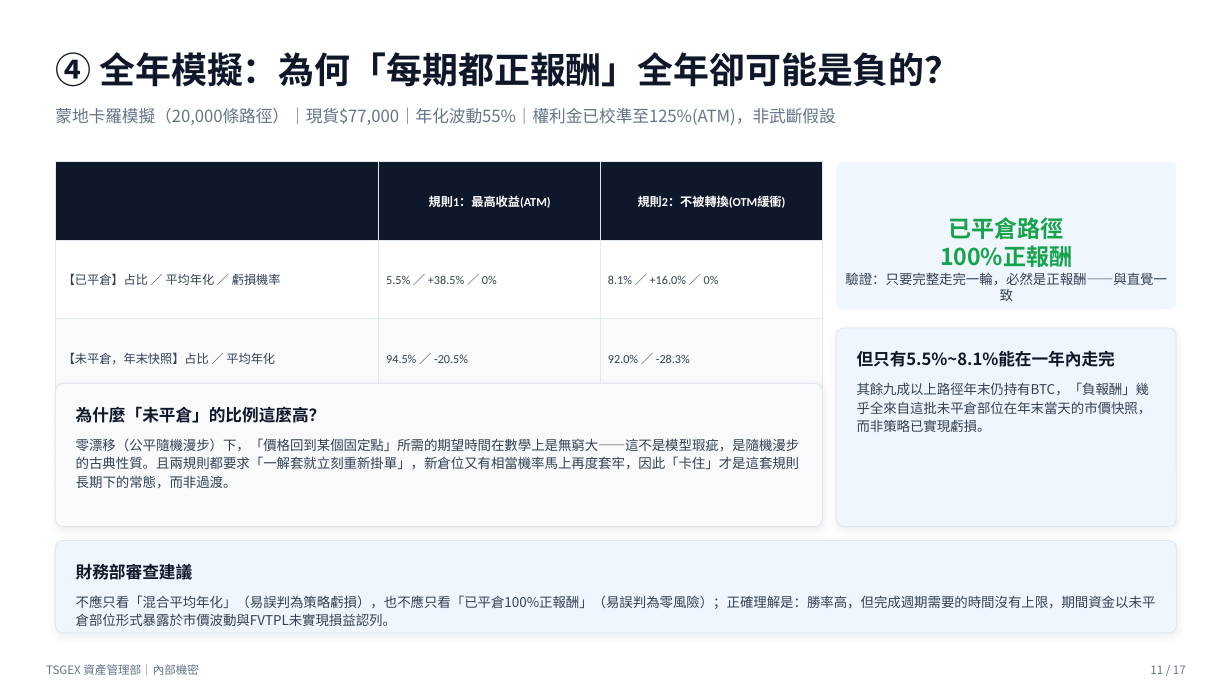
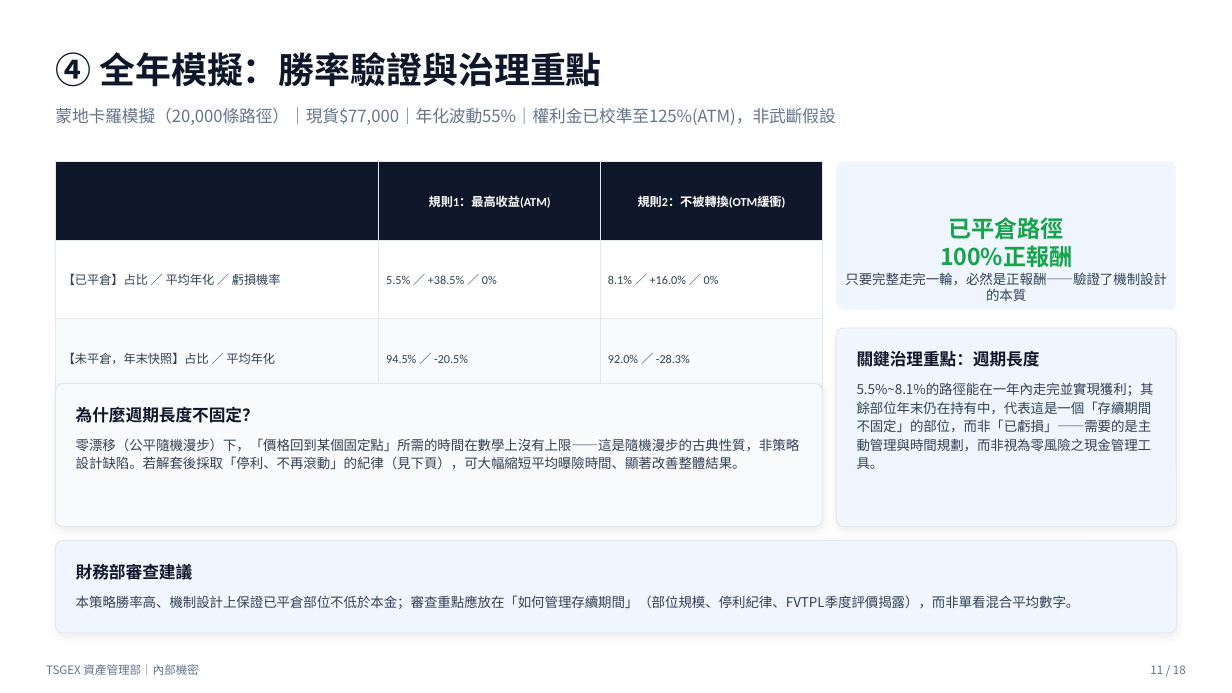
Before and after one commit to Nick-Lai-810362/Nick-Lai-810362, a slide deck: slide 11 of reports/TSGEX_Five_Instrument_Yield_Optimization_Report.pptx. Drawn at 1232x693 pixels with LibreOffice and Linux fonts; fonts in the diff are those of the drawing. Boxes give left, top, right and bottom in pixels: in the first picture for what was removed or moved away, otherwise in the second. Text is boxed around its words. In the diff, an @@ line names an element or a change of style, - is before the commit and + after.

```diff
--- a/reports/TSGEX_Five_Instrument_Yield_Optimization_Report.pptx
+++ b/reports/TSGEX_Five_Instrument_Yield_Optimization_Report.pptx
@@ text at box(55, 52, 601, 87): text changed @@
-④ 全年模擬：為何「每期都正報酬」全年卻可能是負的？
+④ 全年模擬：勝率驗證與治理重點
@@ text at box(845, 272, 1167, 301): text changed @@
-驗證：只要完整走完一輪，必然是正報酬——與直覺一致
+只要完整走完一輪，必然是正報酬——驗證了機制設計的本質
@@ text at box(857, 351, 1040, 367): text changed @@
-但只有5.5%~8.1%能在一年內走完
+關鍵治理重點：週期長度
@@ text at box(857, 382, 1154, 469): text changed @@
-其餘九成以上路徑年末仍持有BTC，「負報酬」幾乎全來自這批未平倉部位在年末當天的市價快照，而非策略已實現虧損。
+5.5%~8.1%的路徑能在一年內走完並實現獲利；其餘部位年末仍在持有中，代表這是一個「存續期間不固定」的部位，而非「已虧損」——需要的是主動管理與時間規劃，而非視為零風險之現金管理工具。
@@ text at box(76, 406, 259, 423): text changed @@
-為什麼「未平倉」的比例這麼高？
+為什麼週期長度不固定？
@@ text at box(76, 438, 800, 469): text changed @@
-零漂移（公平隨機漫步）下，「價格回到某個固定點」所需的期望時間在數學上是無窮大——這不是模型瑕疵，是隨機漫步的古典性質。且兩規則都要求「一解套就立刻重新掛單」，新倉位又有相當機率馬上再度套牢，因此「卡住」才是這套規則長期下的常態，而非過渡。
+零漂移（公平隨機漫步）下，「價格回到某個固定點」所需的時間在數學上沒有上限——這是隨機漫步的古典性質，非策略設計缺陷。若解套後採取「停利、不再滾動」的紀律（見下頁），可大幅縮短平均曝險時間、顯著改善整體結果。
@@ text at box(76, 595, 1080, 609): text changed @@
-不應只看「混合平均年化」（易誤判為策略虧損），也不應只看「已平倉100%正報酬」（易誤判為零風險）；正確理解是：勝率高，但完成週期需要的時間沒有上限，期間資金以未平倉部位形式暴露於市價波動與FVTPL未實現損益認列。
+本策略勝率高、機制設計上保證已平倉部位不低於本金；審查重點應放在「如何管理存續期間」（部位規模、停利紀律、FVTPL季度評價揭露），而非單看混合平均數字。
@@ text at box(1150, 665, 1186, 674): text changed @@
-11 / 17
+11 / 18
```
Also in this commit, not shown: 15 other slides changed, 1 slide added, 1 other file.
